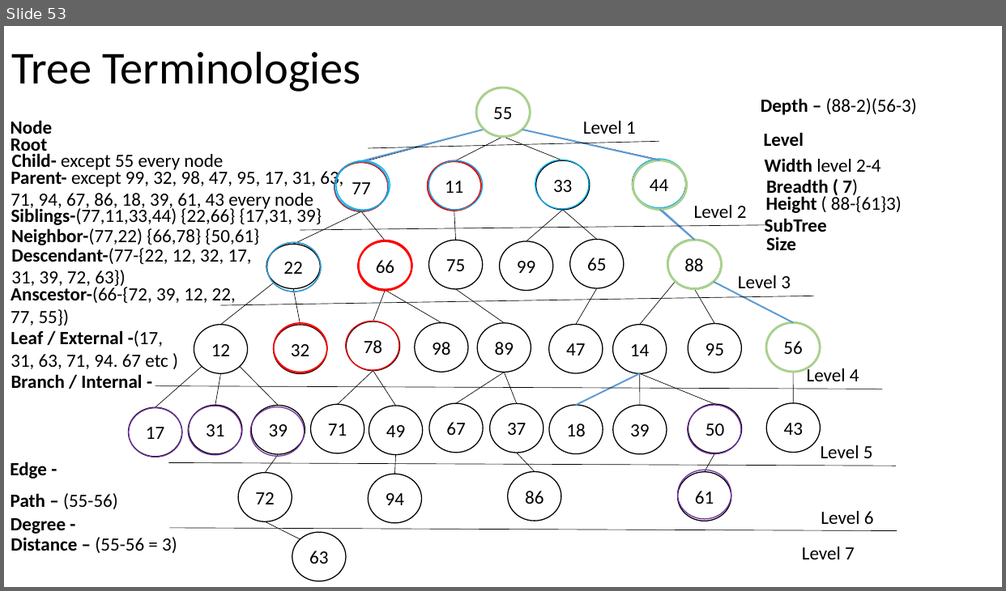
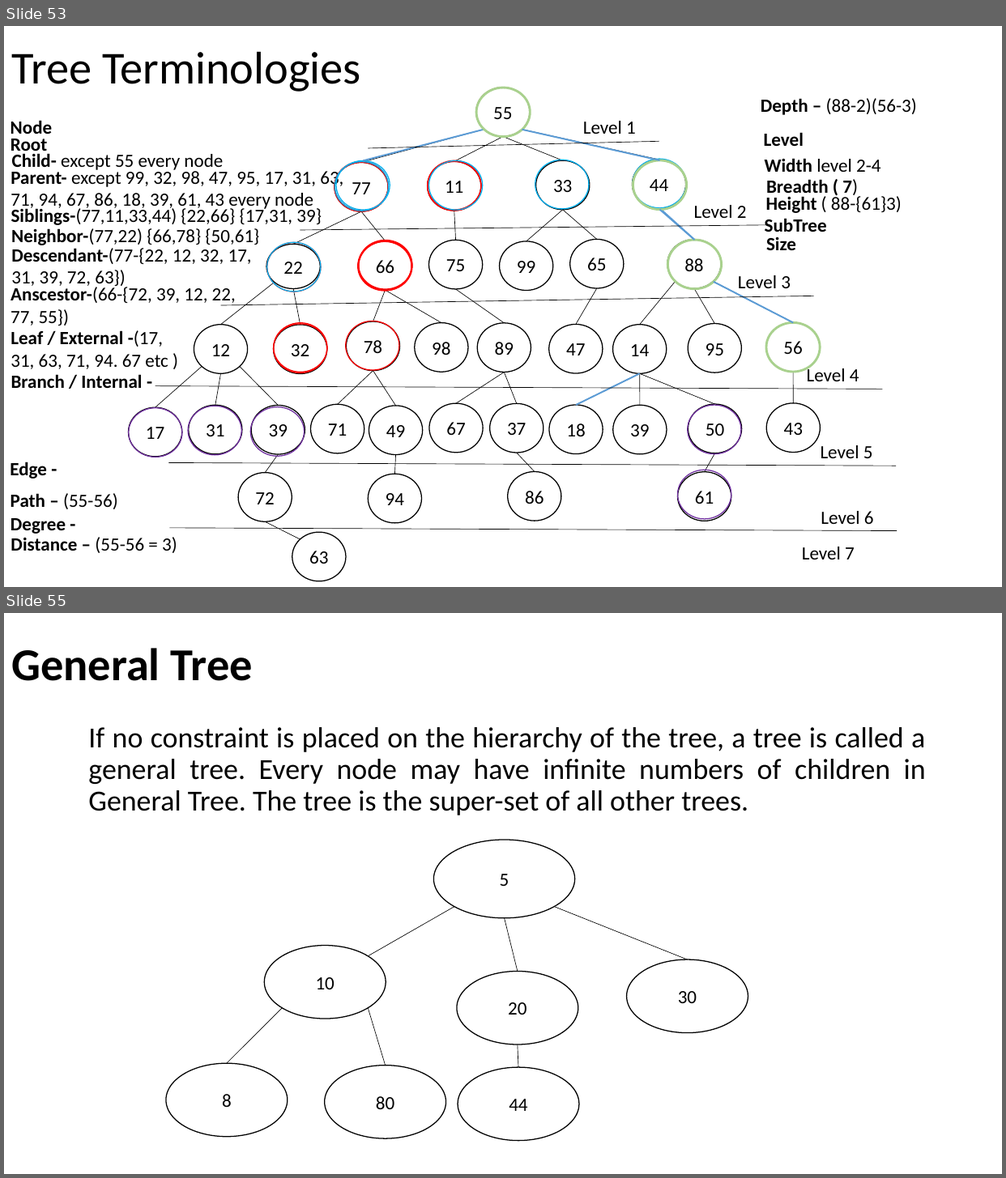
Before and after one commit to AshutoshDemoProjects/MyNotes, a slide deck: tech/PPT/DATA STRUCTURE.pptx. Shown one above the other, each under a label of ours: slide 53 before the commit, slides 53 and 55 after it; the slides between them are not shown. The pictures are 1006x591 and 1006x1178 pixels, drawn with LibreOffice and Linux fonts; fonts in the diff are those of the drawing. Boxes give left, top, right and bottom in pixels: in the first picture for what was removed or moved away, otherwise in the second. Text is boxed around its words. In the diff, an @@ line names an element or a change of style, - is before the commit and + after.

Commit message:
Tree types

```diff
--- a/tech/PPT/DATA STRUCTURE.pptx
+++ b/tech/PPT/DATA STRUCTURE.pptx
@@ slide 55 added at <box>4,613,1002,1174</box>, background #FFFFFF @@
@@ title added at <box>11,648,253,681</box>, 44 pt, text #000000, bold @@
+General Tree
@@ text added at <box>88,727,926,815</box>, 28 pt, text #000000 @@
+If no constraint is placed on the hierarchy of the tree, a tree is called a general tree. Every node may have infinite numbers of children in General Tree. The tree is the super-set of all other trees.
@@ group added at <box>166,840,748,1141</box>: 7 ellipses, 6 lines @@
+5
+10
+20
+30
+8
+80
+44
```
Also in this commit, not shown: 12 other slides added.
